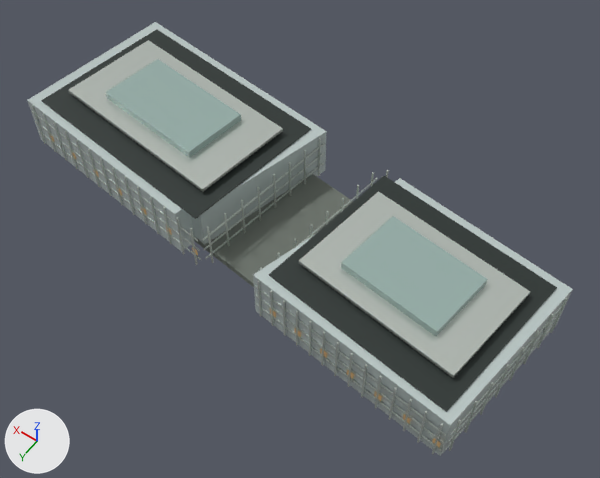
The glTF model landmarks/assets/coastal-city.glb, before and after one commit.
Before and after are seen from a 50 mm lens placed at (-128.0, 172.0, 279.0), pointed at (-4.0, -2.0, 6.0). Every picture has the same lights, and +X, +Y and +Z are marked at lower left. The picture after the commit comes second. Vertices at exactly the same position are counted once.

The older version as bpy lines, for what is in view:
```python
mat_metal = principled_material('metal')
mat_metal.base_color = (0.665, 0.723, 0.672)  # light grey #d5ddd6
mat_metal.metallic = 0.72
mat_metal.roughness = 0.28
me_crown_box = bpy.data.meshes.new('crown_box')
me_crown_box.from_pydata(...)  # 16 vertices, 24 faces; spans x -97.0..118.0, y -43.0..30.0, z 27.0..29.0
me_crown_box.materials.append(mat_metal)  # light grey #d5ddd6
me_crown_box_001 = bpy.data.meshes.new('crown_box.001')
me_crown_box_001.from_pydata(...)  # 16 vertices, 24 faces; spans x -82.0..101.0, y -32.0..20.0, z 28.0..32.0
me_crown_box_001.materials.append(mat_glass_alt)  # grey #9eb6b0
me_fins = bpy.data.meshes.new('fins')
me_fins.from_pydata(...)  # 704 vertices, 1056 faces; spans x -109.0..132.0, y -59.0..46.0, z 0.0..24.0
me_fins.materials.append(mat_metal)  # light grey #d5ddd6
me_floor_bands = bpy.data.meshes.new('floor_bands')
me_floor_bands.from_pydata(...)  # 192 vertices, 288 faces; spans x -109.0..132.0, y -58.0..46.0, z 6.0..19.0
me_floor_bands.materials.append(mat_metal)  # light grey #d5ddd6
me_podium_link = bpy.data.meshes.new('podium_link')
me_podium_link.from_pydata(...)  # 8 vertices, 12 faces; spans x -64.1..77.9, y -44.3..32.7, z 0.2..3.1
me_podium_link.materials.append(mat_stone)  # grey #6d746c
ob_crown_box = bpy.data.objects.new('crown_box', me_crown_box)
ob_crown_box.location = (0.0, 0.0, 0.0)
ob_crown_box_001 = bpy.data.objects.new('crown_box.001', me_crown_box_001)
ob_crown_box_001.location = (0.0, 0.0, 0.0)
ob_fins = bpy.data.objects.new('fins', me_fins)
ob_fins.location = (0.0, 0.0, 0.0)
ob_floor_bands = bpy.data.objects.new('floor_bands', me_floor_bands)
ob_floor_bands.location = (0.0, 0.0, 0.0)
ob_podium_link = bpy.data.objects.new('podium_link', me_podium_link)
ob_podium_link.location = (0.0, 0.0, 0.0)
# also in view: 'envelope' at (12.0, -7.0, 12.0); 'roof_deck' at (11.0, -6.0, 25.0)
```
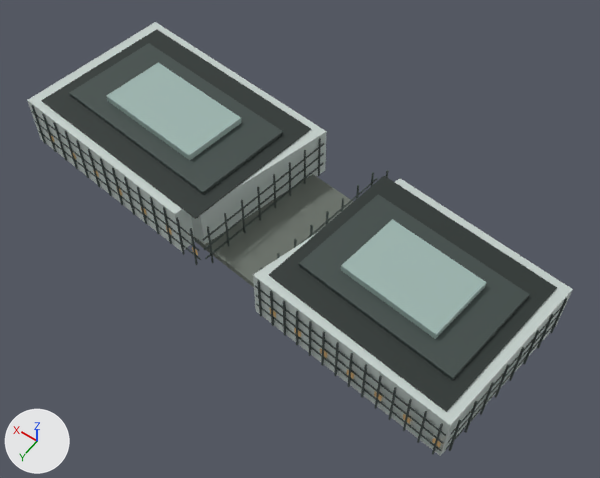
What differs and where, as boxes (x1, y1, x2, y2) in the pictures (600 x 478 px):
```json
{"object": "crown_box", "change": "recoloured, moved", "before": [68, 40, 530, 377], "after": [69, 43, 529, 380]}
{"object": "crown_box.001", "change": "moved", "before": [106, 59, 488, 336], "after": [107, 63, 487, 339]}
{"object": "fins", "change": "recoloured", "before": [31, 40, 567, 454], "after": [31, 40, 567, 454]}
{"object": "floor_bands", "change": "recoloured", "before": [32, 111, 567, 451], "after": [32, 111, 567, 451]}
```

Edits to the scene script, one JSON object a line:
```json
{"op": "set", "path": "mat_metal.base_color", "old": "(0.665, 0.723, 0.672)", "new": "(0.0685, 0.0908, 0.0844)", "note": "light grey #d5ddd6 -> dark grey #4a5552"}
{"block": "me_crown_box", "where": "# used by ob_crown_box; location = (0.0, 0.0, 0.0)"}
{"op": "remove", "block": "me_crown_box", "code": "me_crown_box.from_pydata(...)  # 16 vertices, 24 faces; spans x -97.0..118.0, y -43.0..30.0, z 27.0..29.0"}
{"op": "add", "block": "me_crown_box", "code": "me_crown_box.from_pydata(...)  # 16 vertices, 24 faces; spans x -97.0..118.0, y -43.0..30.0, z 25.0..27.0"}
{"block": "me_crown_box", "change": "me_crown_box part 1: the whole mesh is moved by (0.0, 0.0, -2.0)"}
{"block": "me_crown_box_001", "where": "# used by ob_crown_box_001; location = (0.0, 0.0, 0.0)"}
{"op": "remove", "block": "me_crown_box_001", "code": "me_crown_box_001.from_pydata(...)  # 16 vertices, 24 faces; spans x -82.0..101.0, y -32.0..20.0, z 28.0..32.0"}
{"op": "add", "block": "me_crown_box_001", "code": "me_crown_box_001.from_pydata(...)  # 16 vertices, 24 faces; spans x -82.0..101.0, y -32.0..20.0, z 27.0..30.0"}
{"block": "me_crown_box_001", "change": "me_crown_box_001 part 2: the whole mesh is moved by (0.0, 0.0, -2.0)"}
```
